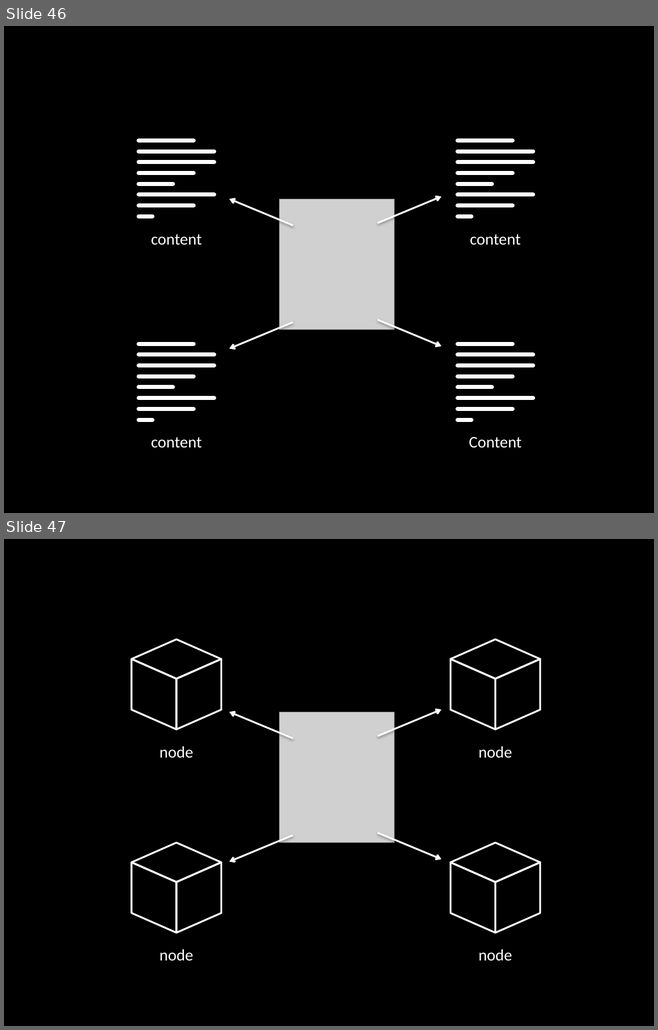
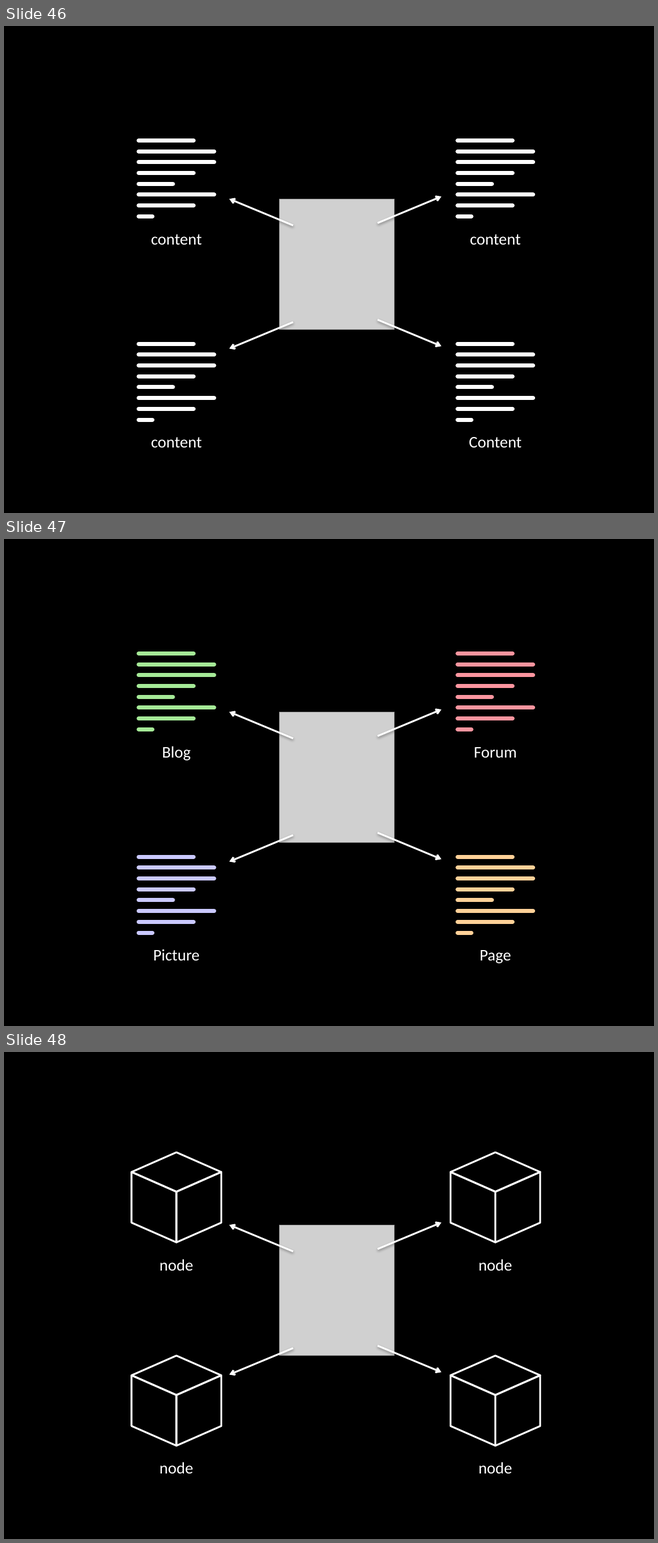
Before and after one commit to socketwench/introToContentTypes, a slide deck: src/introToContentTypes.pptx. Shown one above the other, each under a label of ours: slides 46 and 47 before the commit, slides 46, 47 and 48 after it. The pictures are 658x1030 and 658x1543 pixels, drawn with LibreOffice and Linux fonts; fonts in the diff are those of the drawing; grey boxes stand for pictures. Boxes give left, top, right and bottom in pixels: in the first picture for what was removed or moved away, otherwise in the second. Text is boxed around its words. In the diff, an @@ line names an element or a change of style, - is before the commit and + after.

```diff
--- a/src/introToContentTypes.pptx
+++ b/src/introToContentTypes.pptx
@@ slide 47 added at box(4, 539, 654, 1026), background #000000 @@
@@ group added at box(139, 653, 214, 729): 8 lines @@
@@ group added at box(458, 653, 533, 729): 8 lines @@
@@ arrow added from (293, 739) to (230, 712), #FFFFFF 2 pt @@
@@ picture added at box(279, 712, 394, 842) @@
@@ arrow added from (378, 736) to (441, 710), #FFFFFF 2 pt @@
@@ text added at box(162, 746, 191, 761), 18 pt, text #FFFFFF @@
+Blog
@@ text added at box(474, 747, 517, 758), 18 pt, text #FFFFFF @@
+Forum
@@ arrow added from (378, 832) to (441, 859), #FFFFFF 2 pt @@
@@ arrow added from (293, 835) to (230, 862), #FFFFFF 2 pt @@
@@ group added at box(139, 857, 214, 933): 8 lines @@
@@ group added at box(458, 857, 533, 933): 8 lines @@
@@ text added at box(153, 949, 199, 961), 18 pt, text #FFFFFF @@
+Picture
@@ text added at box(480, 950, 511, 964), 18 pt, text #FFFFFF @@
+Page
@@ what was slide 47 is now slide 48 @@
```
Also in this commit, not shown: 1 other file.
